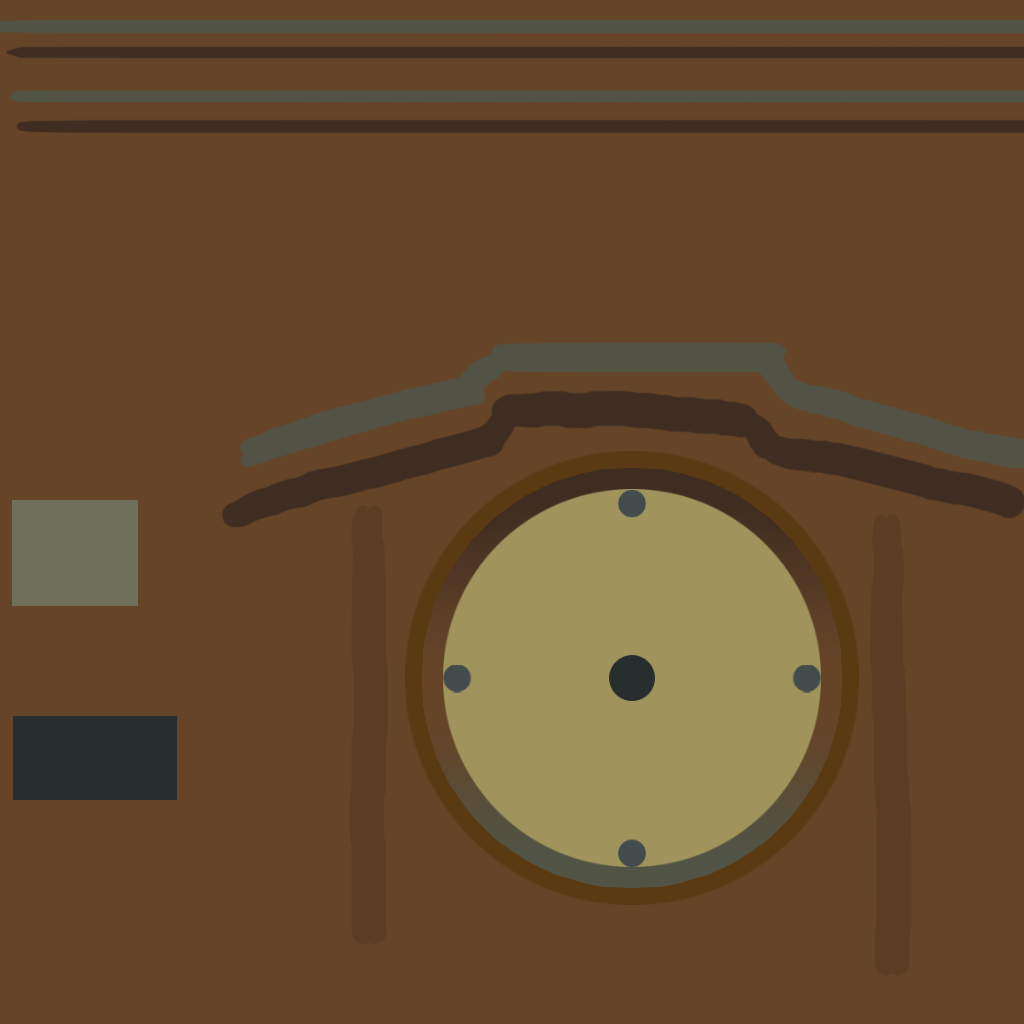
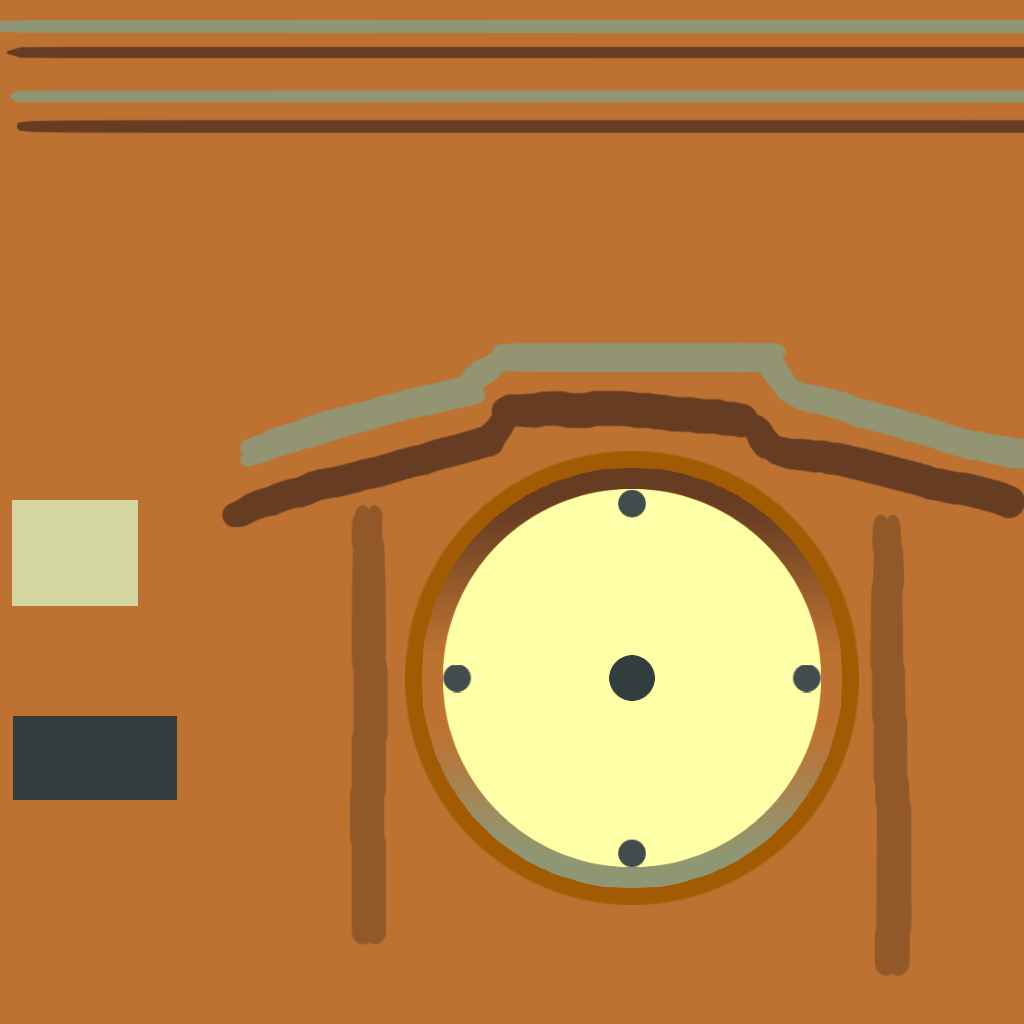
The second 1024x1024 image is a revision of the first. Changes to its layers:
pixels changed over [0, 0, 1024, 1024] (layer not identified)
